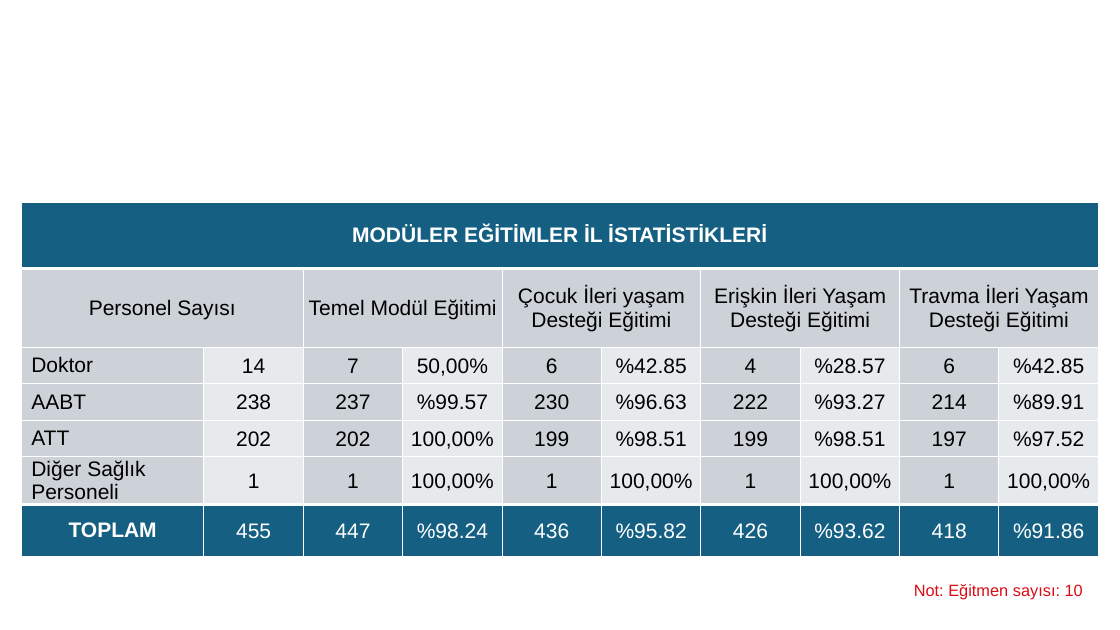
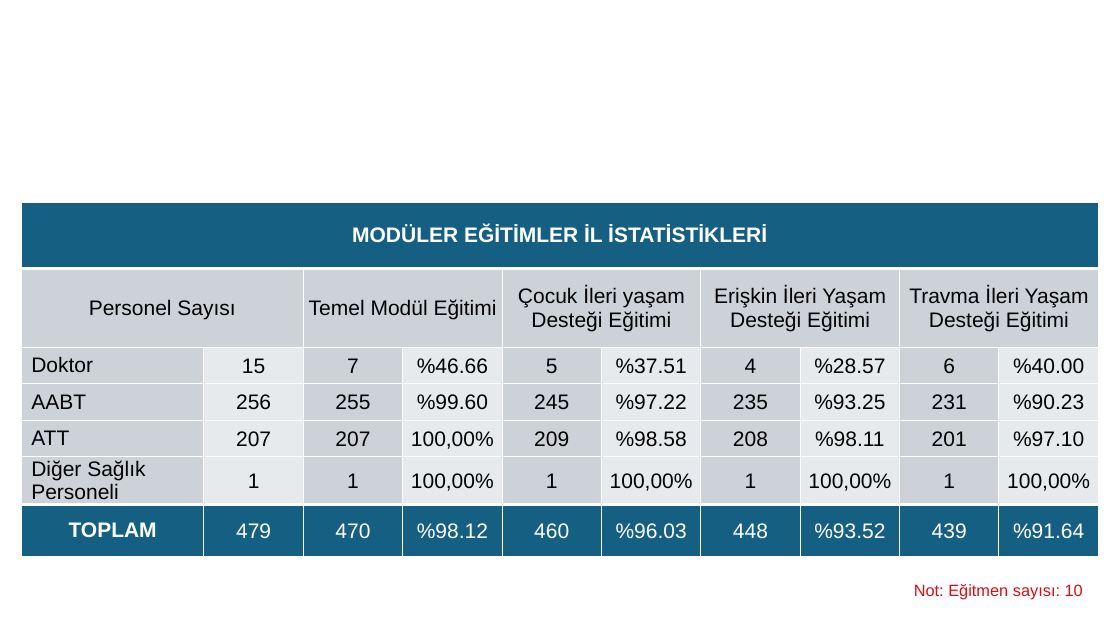
Before and after one commit to Canakkale112AcilSaglik/iasb, a slide deck: slide 10 of bulten-template.pptx. Drawn at 1120x630 pixels with LibreOffice and Linux fonts; fonts in the diff are those of the drawing; background and template pictures are left out. Boxes give left, top, right and bottom in pixels: in the first picture for what was removed or moved away, otherwise in the second. Text is boxed around its words. In the diff, an @@ line names an element or a change of style, - is before the commit and + after.

```diff
--- a/bulten-template.pptx
+++ b/bulten-template.pptx
@@ table at (21, 202, 1096, 560) @@
-row 3: Doktor | 14 | 7 | 50,00% | 6 | %42.85 | 4 | %28.57 | 6 | %42.85
+row 3: Doktor | 15 | 7 | %46.66 | 5 | %37.51 | 4 | %28.57 | 6 | %40.00
-row 4: AABT | 238 | 237 | %99.57 | 230 | %96.63 | 222 | %93.27 | 214 | %89.91
+row 4: AABT | 256 | 255 | %99.60 | 245 | %97.22 | 235 | %93.25 | 231 | %90.23
-row 5: ATT | 202 | 202 | 100,00% | 199 | %98.51 | 199 | %98.51 | 197 | %97.52
+row 5: ATT | 207 | 207 | 100,00% | 209 | %98.58 | 208 | %98.11 | 201 | %97.10
-row 7: TOPLAM | 455 | 447 | %98.24 | 436 | %95.82 | 426 | %93.62 | 418 | %91.86
+row 7: TOPLAM | 479 | 470 | %98.12 | 460 | %96.03 | 448 | %93.52 | 439 | %91.64
```
Also in this commit, not shown: 11 other slides changed, 1 other file.
